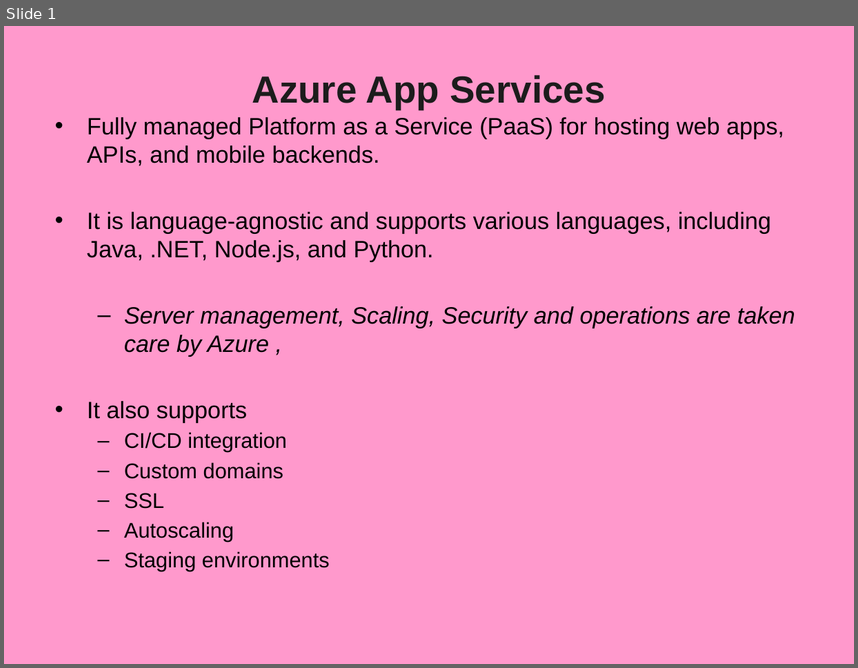
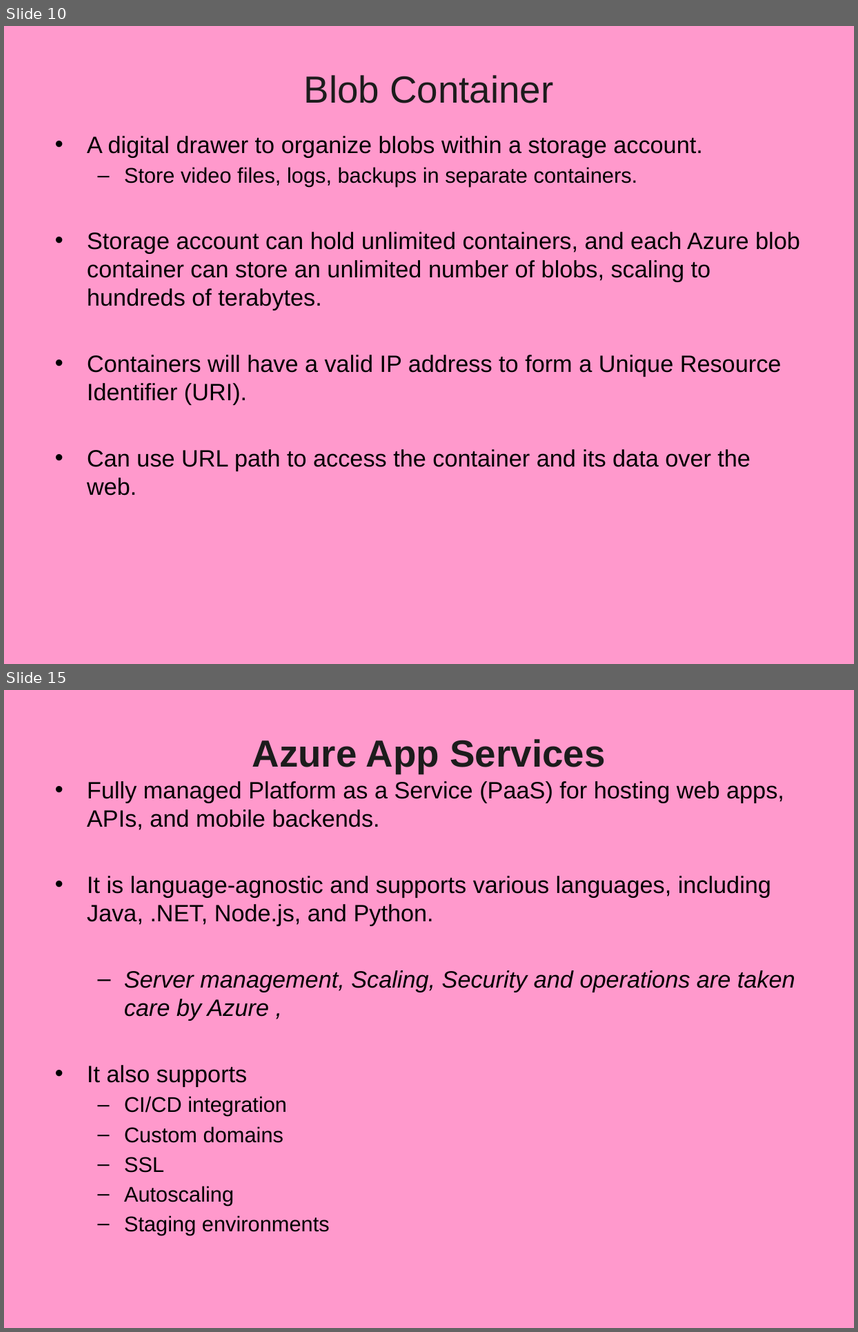
Before and after one commit to Santoshbuild/my_project, a slide deck: 19_Azure_AppService.pptx. Shown one above the other, each under a label of ours: slide 1 before the commit, slides 10 and 15 after it; the slides between them are not shown. The pictures are 858x668 and 858x1332 pixels, drawn with LibreOffice and Linux fonts; fonts in the diff are those of the drawing; background and template pictures are left out. Boxes give left, top, right and bottom in pixels: in the first picture for what was removed or moved away, otherwise in the second. Text is boxed around its words. In the diff, an @@ line names an element or a change of style, - is before the commit and + after.

```diff
--- a/19_Azure_AppService.pptx
+++ b/19_Azure_AppService.pptx
@@ slide 10 added at [4,26,854,664], background picture (left out) @@
@@ title added at [304,75,553,103], 32 pt, text #1C1C1C @@
+Blob Container
@@ text added at [87,136,800,495], 20 pt, text #000000 @@
+• A digital drawer to organize blobs within a storage account.
+  – Store video files, logs, backups in separate containers.
+• Storage account can hold unlimited containers, and each Azure blob container can store an unlimited number of blobs, scaling to hundreds of terabytes.
+• Containers will have a valid IP address to form a Unique Resource Identifier (URI).
+• Can use URL path to access the container and its data over the web.
@@ what was slide 1 is now slide 15 @@
```
Also in this commit, not shown: 13 other slides added, 19 other files.
